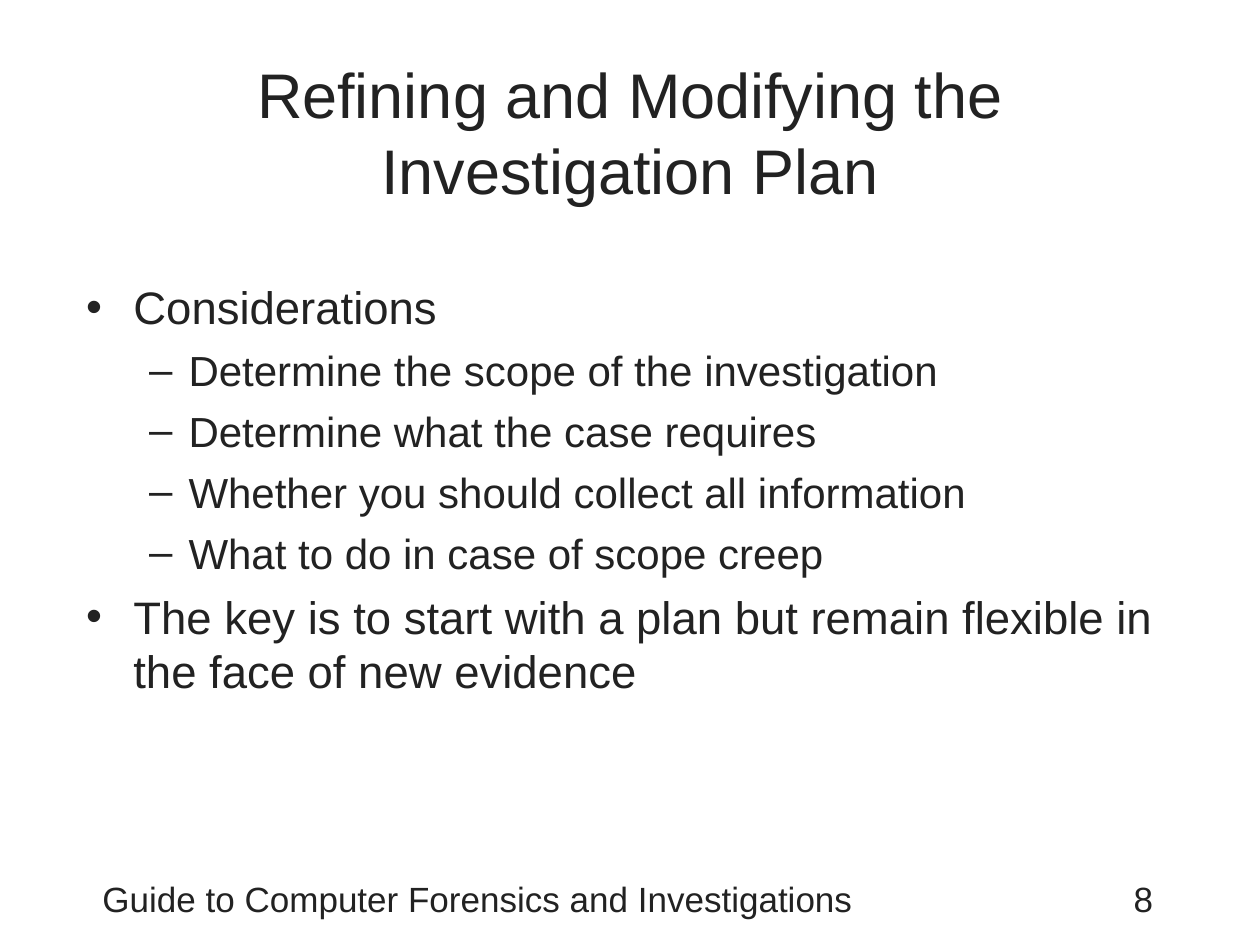
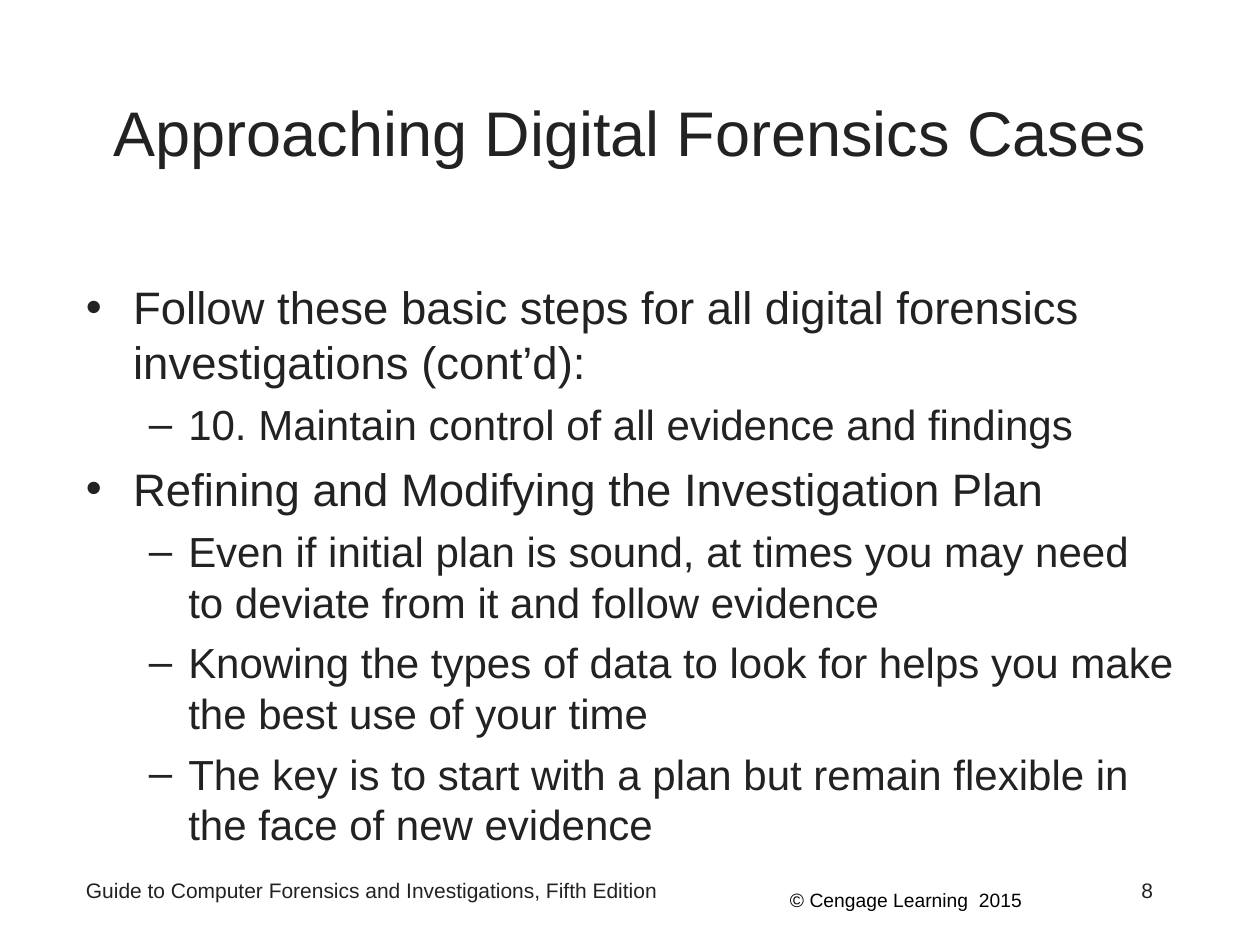
Before and after one commit to Emadalsuwat/emadalsuwat.github.io, a slide deck: slide 8 of computerforensics/Chapter9.ppt. Drawn at 1260x945 pixels with LibreOffice and Linux fonts; fonts in the diff are those of the drawing. Boxes give left, top, right and bottom in pixels: in the first picture for what was removed or moved away, otherwise in the second. Text is boxed around its words. In the diff, an @@ line names an element or a change of style, - is before the commit and + after.

```diff
--- a/computerforensics/Chapter9.ppt
+++ b/computerforensics/Chapter9.ppt
@@ title at (113,110,1146,167): text changed @@
-Refining and Modifying the Investigation Plan
+Approaching Digital Forensics Cases
@@ text at (133,291,1173,737): text changed @@
-• Considerations
-  – Determine the scope of the investigation
-  – Determine what the case requires
-  – Whether you should collect all information
-  – What to do in case of scope creep
+• Follow these basic steps for all digital forensics investigations (cont’d):
+  – 10. Maintain control of all evidence and findings
+• Refining and Modifying the Investigation Plan
+  – Even if initial plan is sound, at times you may need to deviate from it and follow evidence
+  – Knowing the types of data to look for helps you make the best use of your time
@@ text at (188,759,1129,841): size 26 to 24 pt in "The key is to start with a ..."; bullet • to –; list level 1 to 2 in "The key is to start ..." @@
@@ text at (86,882,657,903): text changed; size 20 to 12 pt @@
-Guide to Computer Forensics and Investigations
+Guide to Computer Forensics and Investigations, Fifth Edition
@@ text added at (810,893,1022,911), 11 pt, text #000000 @@
+© Cengage Learning 2015
@@ page number: place and size @@
-page number at (1134,887,1153,913)
+page number at (1141,883,1153,898)
@@ page number at (1141,883,1153,898): size 20 to 12 pt @@
```
Also in this commit, not shown: 20 other slides changed, 26 slides added, 34 slides removed, 7 other files.
